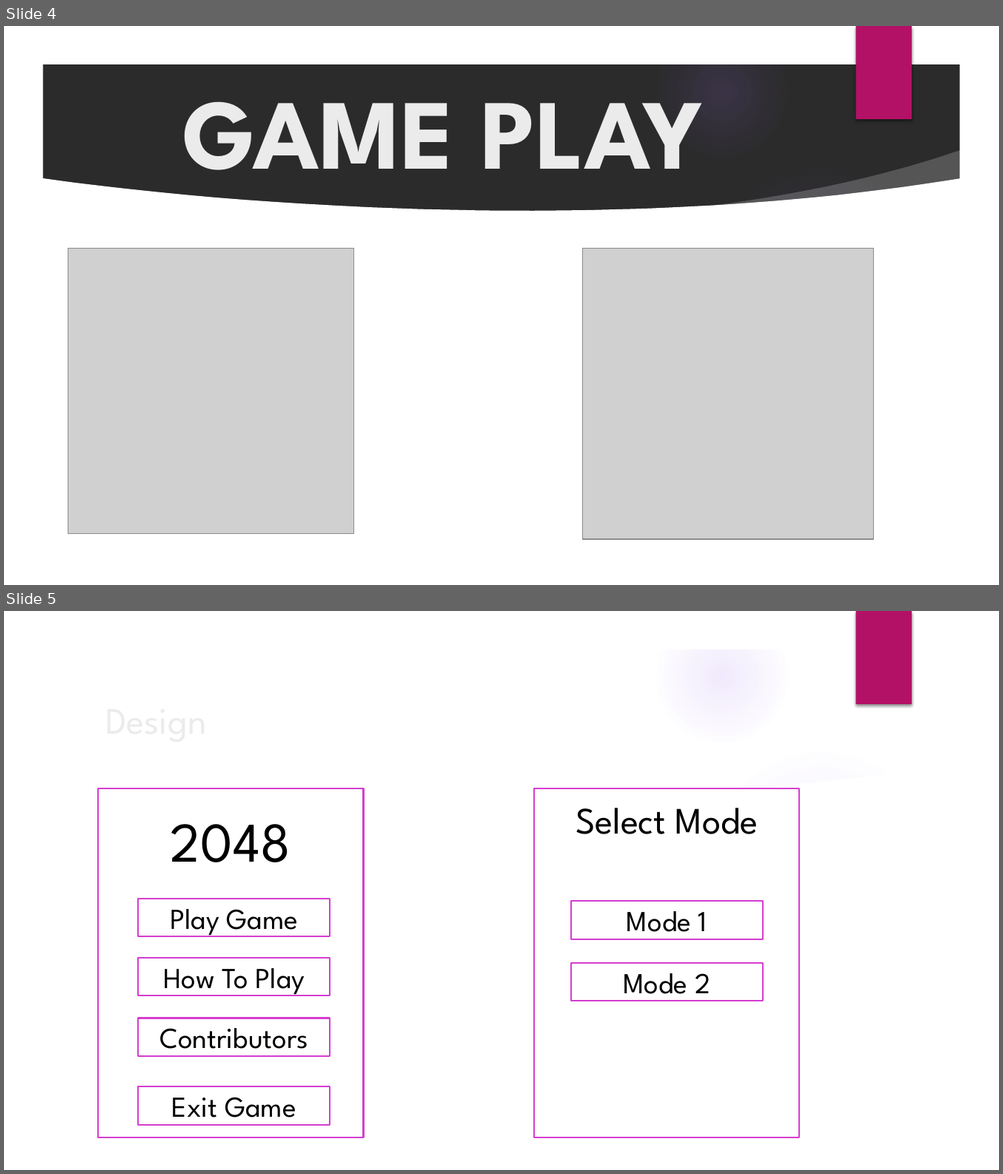
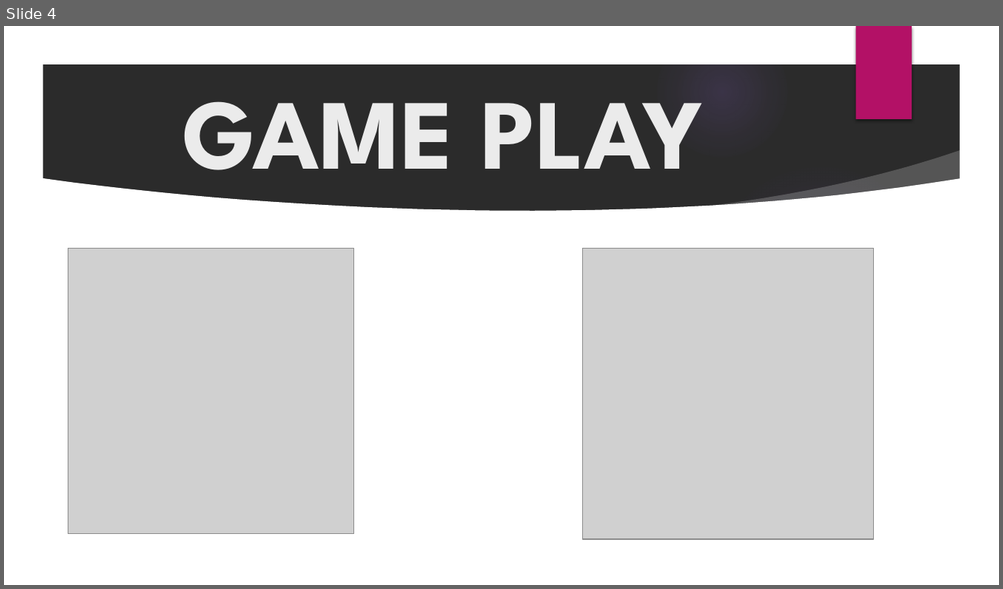
Before and after one commit to mailonggit/project-game-2048, a slide deck: GROUP PROJECT.pptx. Shown one above the other, each under a label of ours: slides 4 and 5 before the commit, slide 4 after it. The pictures are 1003x1174 and 1003x589 pixels, drawn with LibreOffice and Linux fonts; fonts in the diff are those of the drawing; grey boxes stand for pictures; background and template pictures are left out; a plain dark background stands for a picture behind light text. Boxes give left, top, right and bottom in pixels: in the first picture for what was removed or moved away, otherwise in the second. Text is boxed around its words. In the diff, an @@ line names an element or a change of style, - is before the commit and + after.

```diff
--- a/GROUP PROJECT.pptx
+++ b/GROUP PROJECT.pptx
@@ slide 5 removed at <box>4,611,999,1170</box>, background picture (left out); not listed: 9 template elements that a slide beside it also shows @@
@@ title removed at <box>98,690,813,748</box> @@
-Design
@@ rectangle removed at <box>98,789,363,1138</box> @@
@@ rectangle removed at <box>535,789,800,1138</box> @@
@@ text removed at <box>575,808,757,834</box> @@
-Select Mode
@@ text removed at <box>170,824,291,863</box> @@
-2048
@@ rectangle removed at <box>138,899,330,937</box> @@
@@ text removed at <box>170,909,299,937</box> @@
-Play Game
@@ rectangle removed at <box>571,901,762,940</box> @@
-Mode 1
@@ rectangle removed at <box>138,958,330,996</box> @@
-How To Play
@@ rectangle removed at <box>571,964,762,1002</box> @@
-Mode 2
@@ rectangle removed at <box>138,1019,330,1056</box> @@
-Contributors
@@ rectangle removed at <box>138,1087,330,1125</box> @@
-Exit Game
```
Also in this commit, not shown: 2 slides changed, 4 slides added, 3 other slides removed.
